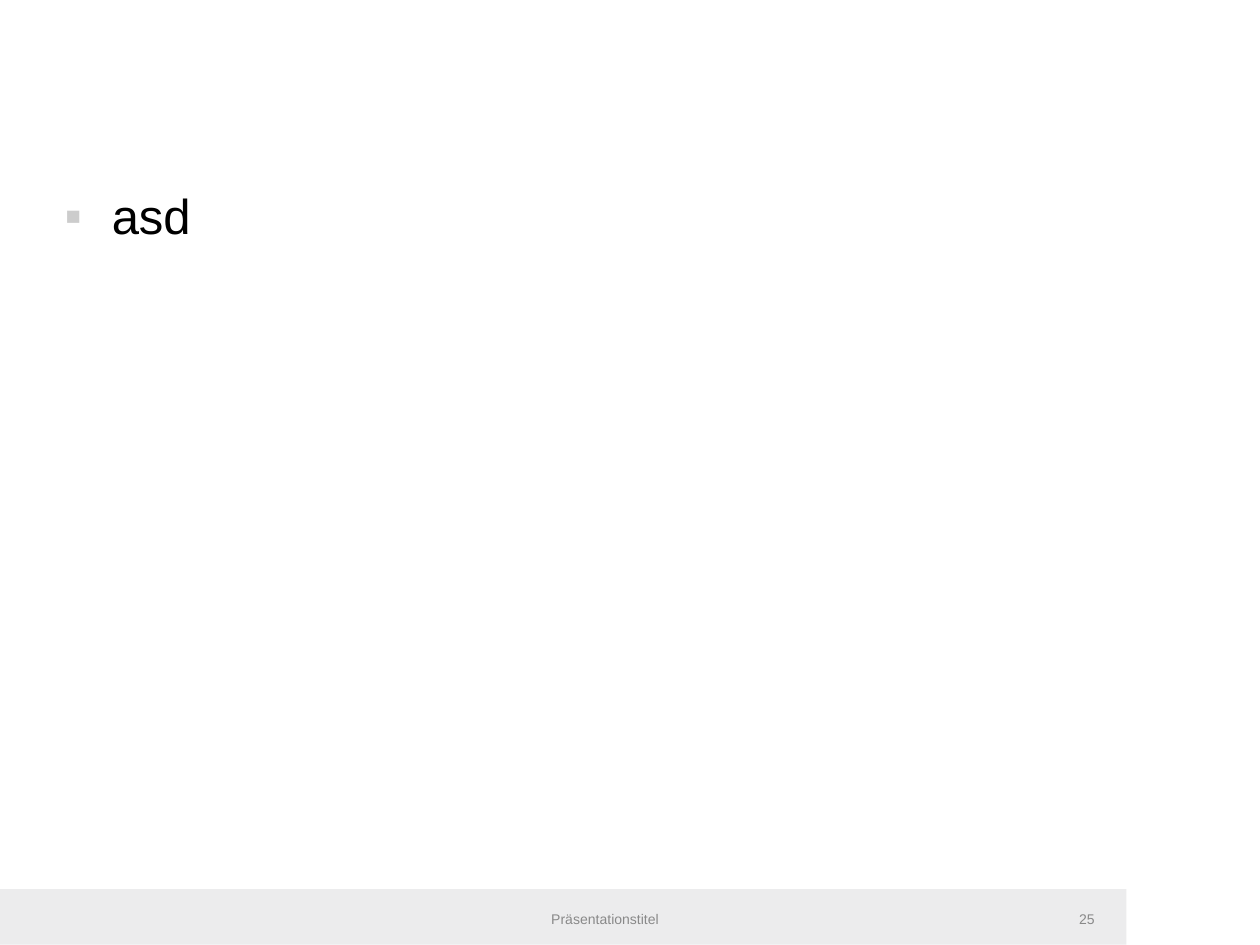
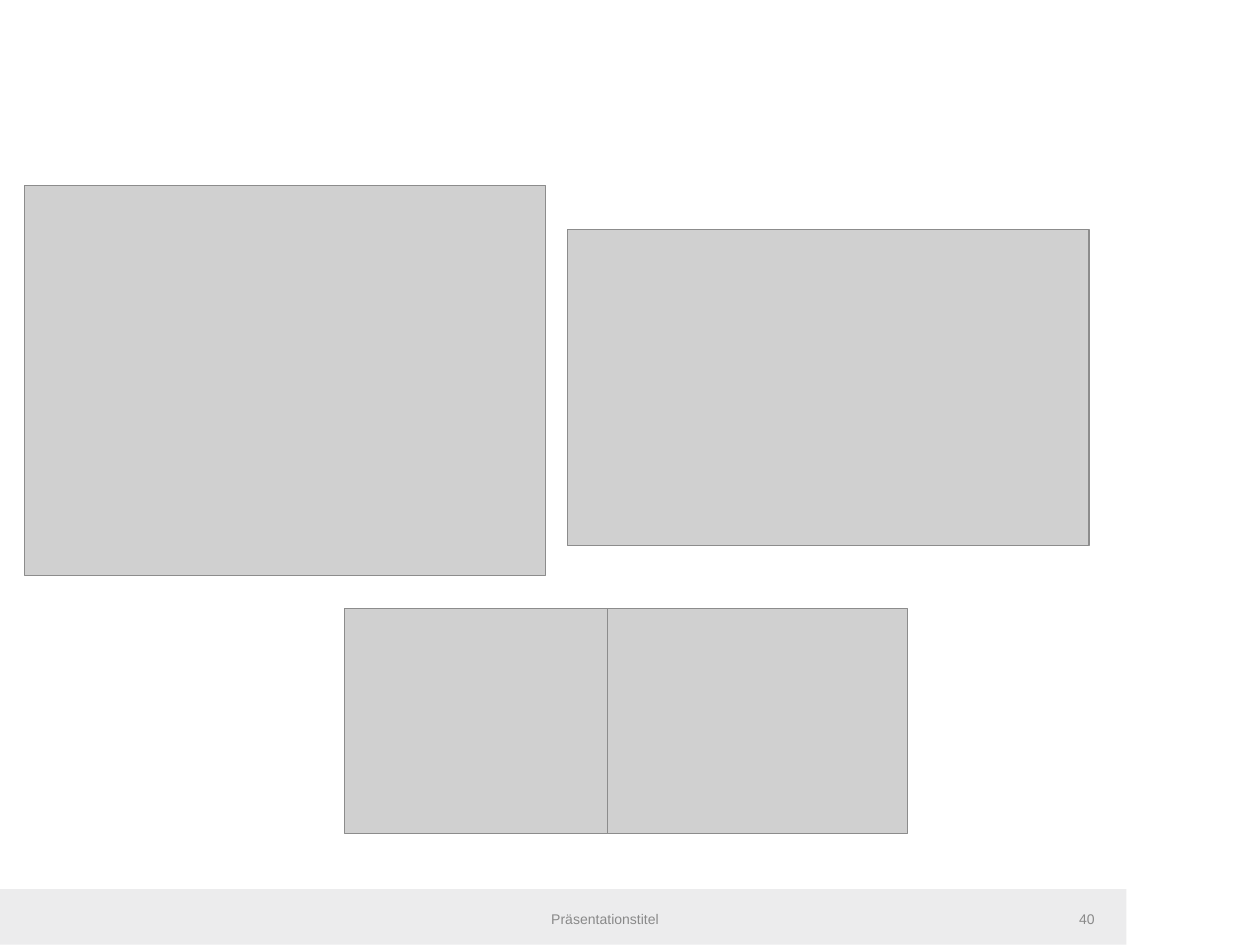
Before and after one commit to IllDepence/master_thesis, a slide deck: slide 40 of misc/bir_presentation/bir2019.odp (slide 25 before the commit). Drawn at 1260x945 pixels with LibreOffice and Linux fonts; fonts in the diff are those of the drawing; grey boxes stand for pictures; background and template pictures are left out. Boxes give left, top, right and bottom in pixels: in the first picture for what was removed or moved away, otherwise in the second. Text is boxed around its words. In the diff, an @@ line names an element or a change of style, - is before the commit and + after.

```diff
--- a/misc/bir_presentation/bir2019.odp
+++ b/misc/bir_presentation/bir2019.odp
@@ picture added at (25, 185, 546, 576) @@
@@ text removed at (112, 198, 191, 235) @@
-▪ asd
@@ picture added at (567, 229, 1089, 546) @@
@@ picture added at (345, 609, 645, 834) @@
@@ picture added at (607, 609, 907, 834) @@
@@ page number at (1079, 914, 1095, 924): text changed @@
-25
+40
```
Also in this commit, not shown: 5 other slides changed, 18 slides added, 3 slides removed, 16 other files.
